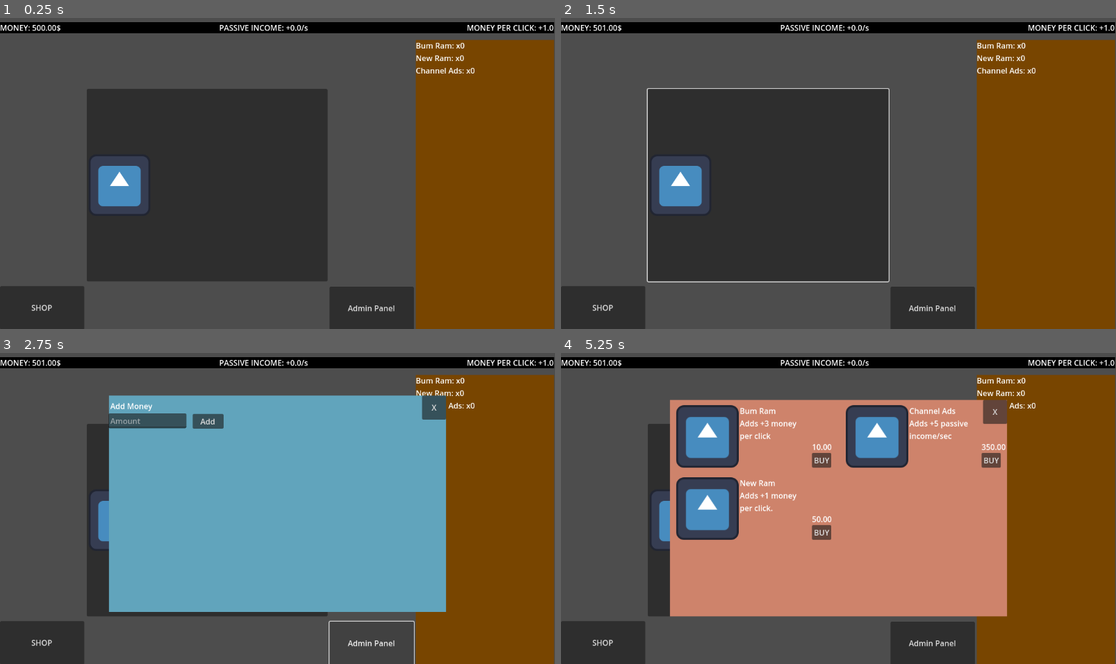
Above: before the commit, frames 1-4 (two rows, left to right).
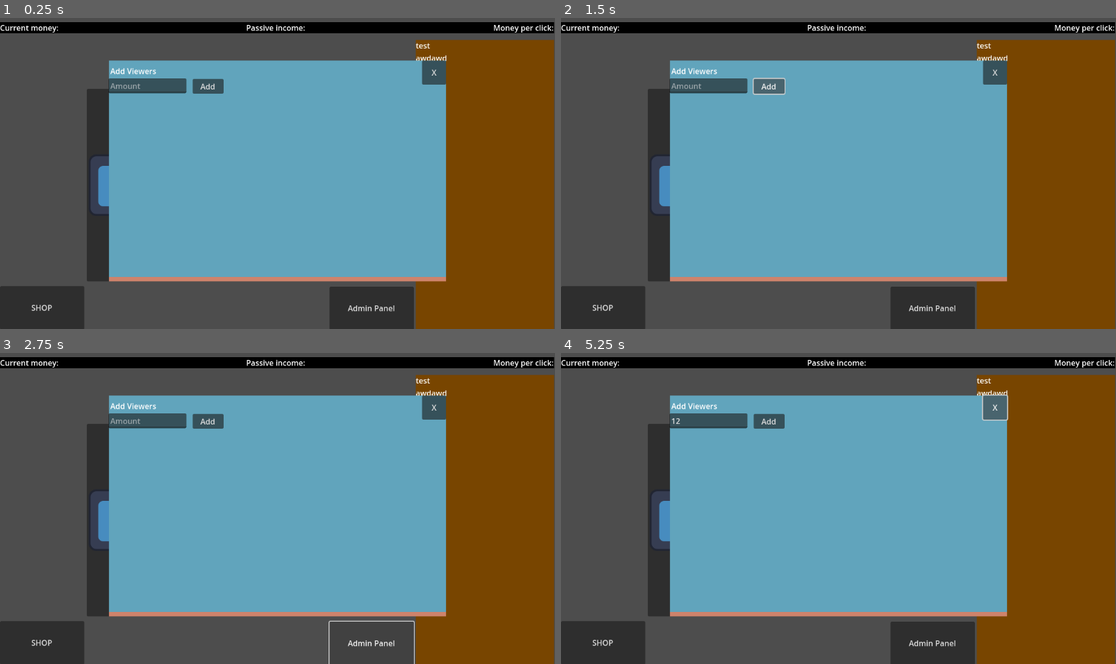
Above: after the commit, the same moments.

Repository: BigBarfEaterBBE/crusty_pc_clicker
Game: Godot game, scene res://scenes/main_game.tscn
Two runs of this game, one before a commit and one after it. Both use one fixed random seed, a clock stepped at 60 frames per second and the inputs below. The engine's default icon, where the game draws it, is replaced by a stand-in: a white triangle on a blue panel in a dark square.
Inputs (mouse positions are in pixels of both pictures, inside the frame that each line leads up to):
- Up to frame 1 (0.25 s): no input
- Up to frame 2 (1.5 s): click (766, 185) at 0.5 s; click (771, 86) at 1.25 s, where only the run after the commit has a clickable "Add"
- Up to frame 3 (2.75 s): click "Admin Panel" at 2 s
- Up to frame 4 (5.25 s): click (710, 421) at 2.77 s; type "12" at 2.85 s; click "SHOP" at 3.5 s; click (821, 458) at 4.25 s, where only the run before the commit has a clickable "BUY"; click "X" at 5 s

The runs differ from the first frame. In frame 1, 44% of the frame differs, in the area x 0-100%, y 2-85%; in frame 2, 44%, in the area x 0-100%, y 2-86%; in frame 3, 1.8%; in frame 4, 43%.
Error after the commit: Parse Error: Cannot get return value of call to "print()" because it returns "void". (res://scripts/game_manager.gd:205)

Commit message:
11/1 11:10 PM
worked on remodeling the concept of the game from pc to streaming. Also built in stream raid event *DOES NOT WORK YET

Diff:
--- a/crusty_pc_clicker/scenes/clicking_interface.tscn
+++ b/crusty_pc_clicker/scenes/clicking_interface.tscn
@@ -30,7 +30,7 @@
 custom_minimum_size = Vector2(1150, 0)
 layout_mode = 2
 
-[node name="current_money" type="Label" parent="stats_bar/MarginContainer/HBoxContainer"]
+[node name="current_viewers" type="Label" parent="stats_bar/MarginContainer/HBoxContainer"]
 layout_mode = 2
 text = "Current money:	"
 vertical_alignment = 1
@@ -39,7 +39,7 @@
 layout_mode = 2
 size_flags_horizontal = 3
 
-[node name="passive_income" type="Label" parent="stats_bar/MarginContainer/HBoxContainer"]
+[node name="passive_viewers" type="Label" parent="stats_bar/MarginContainer/HBoxContainer"]
 layout_mode = 2
 text = "Passive income:	"
 horizontal_alignment = 1
@@ -48,7 +48,7 @@
 layout_mode = 2
 size_flags_horizontal = 3
 
-[node name="money_per_click" type="Label" parent="stats_bar/MarginContainer/HBoxContainer"]
+[node name="viewers_per_click" type="Label" parent="stats_bar/MarginContainer/HBoxContainer"]
 layout_mode = 2
 text = "Money per click:	"
 vertical_alignment = 1
--- a/crusty_pc_clicker/scenes/game_manager.tscn
+++ b/crusty_pc_clicker/scenes/game_manager.tscn
@@ -86,7 +86,7 @@
 offset_top = 10.0
 offset_right = 91.0
 offset_bottom = 33.0
-text = "Add Money"
+text = "Add Viewers"
 
 [node name="AmountInput" type="LineEdit" parent="AdminCanvasLayer/AdminPanel"]
 layout_mode = 2
@@ -104,7 +104,11 @@
 offset_bottom = 69.0
 text = "Add"
 
+[node name="RaidDurationTimer" type="Timer" parent="."]
+
+[node name="RaidTimer" type="Timer" parent="."]
+
 [connection signal="timeout" from="Timer" to="." method="_on_passive_timer_timeout"]
 [connection signal="pressed" from="ShopCanvasLayer/ShopPanel/Button" to="." method="shop_exit_button_pressed"]
 [connection signal="pressed" from="AdminCanvasLayer/AdminPanel/Button" to="." method="admin_exit_button_pressed"]
-[connection signal="pressed" from="AdminCanvasLayer/AdminPanel/AddMoneyButton" to="." method="_on_add_money_button_pressed"]
+[connection signal="pressed" from="AdminCanvasLayer/AdminPanel/AddMoneyButton" to="." method="_on_add_viewer_button_pressed"]
--- a/crusty_pc_clicker/scripts/clicking_interface.gd
+++ b/crusty_pc_clicker/scripts/clicking_interface.gd
@@ -6,9 +6,9 @@
 	print("--- Debug: GameManager is type:", GameManager.get_class())
 	if is_instance_valid(GameManager):
 		var ui_refs = {
-			"money_label": $stats_bar/MarginContainer/HBoxContainer/current_money,
-			"passive_label": $stats_bar/MarginContainer/HBoxContainer/passive_income,
-			"mpc_label": $stats_bar/MarginContainer/HBoxContainer/money_per_click,
+			"viewer_label": $stats_bar/MarginContainer/HBoxContainer/current_viewers,
+			"passive_label": $stats_bar/MarginContainer/HBoxContainer/passive_viewers,
+			"vpc_label": $stats_bar/MarginContainer/HBoxContainer/viewers_per_click,
 			"item_log_label": $HBoxContainer/sidebar/LogLabel
 		}
 		GameManager.set_ui_references(ui_refs)
--- a/crusty_pc_clicker/scripts/game_manager.gd
+++ b/crusty_pc_clicker/scripts/game_manager.gd
@@ -1,14 +1,19 @@
 extends Node
 
 #STATS
-var current_money:float = 500.0
-var money_per_click:float = 1.0
-var passive_income:float = 0.0
+var current_viewers:float = 500.0
+var viewers_per_click:float = 1.0
+var passive_viewers:float = 0.0
 var item_counts: Dictionary = {}
-
-var money_label:Label = null
+var is_raided:bool = false
+var current_raid_name: String = ""
+var base_vpc:float = 0.0
+var base_passive_viewers:float = 0.0
+var raid_duration
+
+var viewer_label:Label = null
 var passive_label:Label = null
-var mpc_label:Label = null
+var vpc_label:Label = null
 var item_log_label: Label = null
 @onready var passive_timer = $Timer
 @onready var shop_canvas_layer = $ShopCanvasLayer
@@ -19,16 +24,28 @@
 
 @onready var admin_canvas_layer = $AdminCanvasLayer
 @onready var admin_panel = $AdminCanvasLayer/AdminPanel
-@onready var add_money_input = $AdminCanvasLayer/AdminPanel/AmountInput
+@onready var add_viewer_input = $AdminCanvasLayer/AdminPanel/AmountInput
 
 
 const SHOP_ITEM_SCENE = preload("res://scenes/shop_item.tscn")
 
 const ITEM_EFFECTS = {
-	"mpc_1":{"type":"mpc", "value":3.0, "price":10.0, "name": "Bum Ram"},
-	"mpc_2":{"type":"mpc","value":1.0, "price":50.0, "name": "New Ram"},
+	"vpc_1":{"type":"vpc", "value":3.0, "price":10.0, "name": "Bum Ram"},
+	"vpc_2":{"type":"vpc","value":1.0, "price":50.0, "name": "New Ram"},
 	"passive_1":{"type":"passive","value":5.0, "price":350.0, "name": "Channel Ads"}
 }
+#format of:Streamer: {boost factor, probability}
+const STREAMERS = {
+	"Ludwig": {"boost": 1.5, "probability": 2.0},
+	"Valkyrae": {"boost":1.8, "probability": 2.0},
+	"IRONMOUSE": {"boost":2.1, "probability": 2.0},
+	"XQC": {"boost": 2.8, "probability": 1.2},
+	"JYNXZI": {"boost": 3.5, "probability": 1.2},
+	"Caseoh": {"boost": 4.5, "probability": 1.0},
+	"JASONTHEWEEN": {"boost": 6.0, "probability": 0.6}
+}
+@onready var raid_timer = $RaidTimer
+@onready var raid_duration_timer = $RaidDurationTimer
 
 static func _item_price_comparator(a: Dictionary, b: Dictionary) -> bool:
 	return a.price < b.price
@@ -50,6 +67,10 @@
 	if not passive_timer.is_connected("timeout",Callable(self, "_on_passive_timer_timeout")):
 		passive_timer.timeout.connect(Callable(self, "_on_passive_timer_timeout"))
 	passive_timer.start()
+	if raid_timer != null:
+		if not raid_timer.timeout.is_connected(Callable(self, "_on_raid_timer_timeout")):
+			raid_timer.timeout.connect(Callable(self, "_on_raid_timer_timeout"))
+		_start_next_raid_timer()
 
 func _create_shop_item(id: String, name: String, price: float, description: String) -> Panel:
 	var item = SHOP_ITEM_SCENE.instantiate()
@@ -62,13 +83,13 @@
 func _populate_shop():
 	if left_column == null or right_column == null:
 		return
-	left_column.add_child(_create_shop_item("mpc_1", ITEM_EFFECTS["mpc_1"].name, ITEM_EFFECTS["mpc_1"].price, "Adds +3 money per click"))
-	left_column.add_child(_create_shop_item("mpc_2", ITEM_EFFECTS["mpc_2"].name, ITEM_EFFECTS["mpc_2"].price, "Adds +1 money per click."))
-	right_column.add_child(_create_shop_item("passive_1", ITEM_EFFECTS["passive_1"].name, ITEM_EFFECTS["passive_1"].price, "Adds +5 passive income/sec"))
+	left_column.add_child(_create_shop_item("vpc_1", ITEM_EFFECTS["vpc_1"].name, ITEM_EFFECTS["vpc_1"].price, "Adds +3 subscribers per click"))
+	left_column.add_child(_create_shop_item("vpc_2", ITEM_EFFECTS["vpc_2"].name, ITEM_EFFECTS["vpc_2"].price, "Adds +1 subscriber per click."))
+	right_column.add_child(_create_shop_item("passive_1", ITEM_EFFECTS["passive_1"].name, ITEM_EFFECTS["passive_1"].price, "Adds +5 subscribers/sec"))
 func set_ui_references(ui_nodes: Dictionary):
-	money_label = ui_nodes.get("money_label")
+	viewer_label = ui_nodes.get("viewer_label")
 	passive_label = ui_nodes.get("passive_label")
-	mpc_label = ui_nodes.get("mpc_label")
+	vpc_label = ui_nodes.get("vpc_label")
 	item_log_label = ui_nodes.get("item_log_label")
 	_update_stats_ui()
 
@@ -124,34 +145,90 @@
 	item_log_label.text = log_text
 
 
-func _on_add_money_button_pressed():
-	if add_money_input == null:
-		return
-	var input_text = add_money_input.text
+func _on_add_viewer_button_pressed():
+	print("button pressed")
+	if add_viewer_input == null:
+		return
+	var input_text = add_viewer_input.text
 	var amount:float = float(input_text)
+	print("Admin: Attempting to add %0.2f viewers." % amount)
 	if amount > 0.0:
-		current_money += amount
+		current_viewers += amount
 		_update_stats_ui()
-		add_money_input.text = ""
+		add_viewer_input.text = ""
 	else:
-		add_money_input.text = ""
+		add_viewer_input.text = ""
 		return
 
 func _update_stats_ui():
-	if money_label != null:
-		money_label.text = "MONEY: %0.2f$" % current_money
+	if viewer_label != null:
+		viewer_label.text = "VIEWERS: %0.2f$" % current_viewers
 	if passive_label != null:
-		passive_label.text = "PASSIVE INCOME: +%s/s" % [passive_income]
-	if mpc_label != null:
-		mpc_label.text = "MONEY PER CLICK: +%s" % [money_per_click]
+		passive_label.text = "PASSIVE VIEWERS: +%s/s" % [passive_viewers]
+	if vpc_label != null:
+		vpc_label.text = "VIEWERS PER CLICK: +%s" % [viewers_per_click]
 		_update_item_log()
 
+func _get_random_streamer() -> String:
+	var total_weight: float = 0.0
+	for streamer in STREAMERS.keys():
+		total_weight += STREAMERS[streamer].probability
+	var random_point = randf() * total_weight
+	var cumulative_weight: float = 0.0
+	for streamer in STREAMERS.keys():
+		var weight = STREAMERS[streamer].proabbility
+		cumulative_weight += weight
+		if random_point <= cumulative_weight:
+			return streamer
+	return STREAMERS.keys()[0]
+
+func _start_next_raid_timer():
+	if raid_timer == null:
+		return
+
+	var min_minutes:float = 40.0
+	var max_minutes: float = 50.0
+	raid_timer.wait_time = randf_range(60.0 * min_minutes, 60.0 * max_minutes)
+	raid_timer.start()
+
+func _on_raid_timer_timeout():
+	if is_raided:
+		_start_next_raid_timer()
+		return
+	var streamer = _get_random_streamer()
+	var raid_data = STREAMERS[streamer]
+	current_raid_name = streamer
+	var boost_factor: float = raid_data.boost
+	base_vpc = viewers_per_click
+	base_passive_viewers = passive_viewers
+	is_raided = true
+	print("You were raided by %s! (Boost Factor: %0.2f)") % [current_raid_name, boost_factor]
+	if raid_duration_timer != null:
+		raid_duration_timer.wait_time = raid_duration
+		if not raid_duration_timer.timeout.is_connected(Callable(self, "_on_raid_duration_timer_timeout")):
+			raid_duration_timer.timeout.connect(Callable(self, "_on_raid_duration_timer_timeout"))
+		raid_duration_timer.start()
+	else:
+		return
+	_update_stats_ui()
+	_start_next_raid_timer()
+
+func _on_raid_duration_timer_timeout():
+	if not is_raided:
+		return
+	viewers_per_click = base_vpc
+	passive_viewers = base_passive_viewers
+	is_raided = false
+	current_raid_name = ""
+	_update_stats_ui()
+
+
 func area_clicked():
-	current_money += money_per_click
+	current_viewers += viewers_per_click
 	_update_stats_ui()
 
 func _on_passive_timer_timeout():
-	current_money += passive_income
+	current_viewers += passive_viewers
 	_update_stats_ui()
 
 func shop_exit_button_pressed():
--- a/crusty_pc_clicker/scripts/shop_item.gd
+++ b/crusty_pc_clicker/scripts/shop_item.gd
@@ -18,14 +18,14 @@
 	buy_button.pressed.connect(Callable(self, "_on_buy_button_pressed"))
 
 func _on_buy_button_pressed():
-	if GameManager.current_money >= item_price:
-		GameManager.current_money -= item_price
+	if GameManager.current_viewers >= item_price:
+		GameManager.current_viewers -= item_price
 		var effect_data: Dictionary = GameManager.ITEM_EFFECTS[item_id]
 		var effect_type: String = effect_data.type
 		var value:float = effect_data.value
 		if effect_type == 'passive':
-			GameManager.passive_income += value
+			GameManager.passive_viewers += value
 		elif effect_type == "mpc":
-			GameManager.money_per_click += value
+			GameManager.viewers_per_click += value
 		GameManager.add_item_purchase(item_id)
 		GameManager._update_stats_ui()
